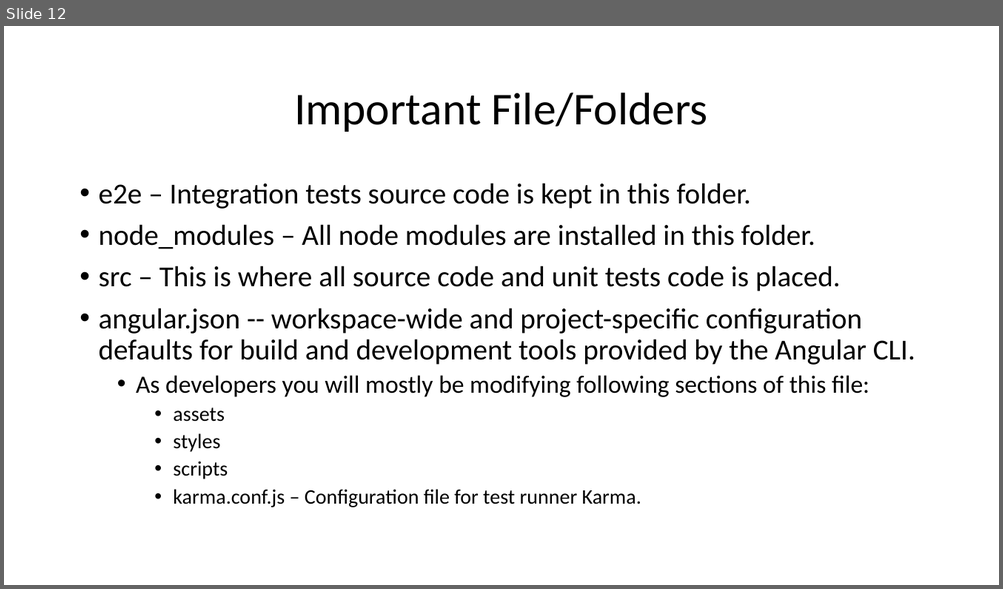
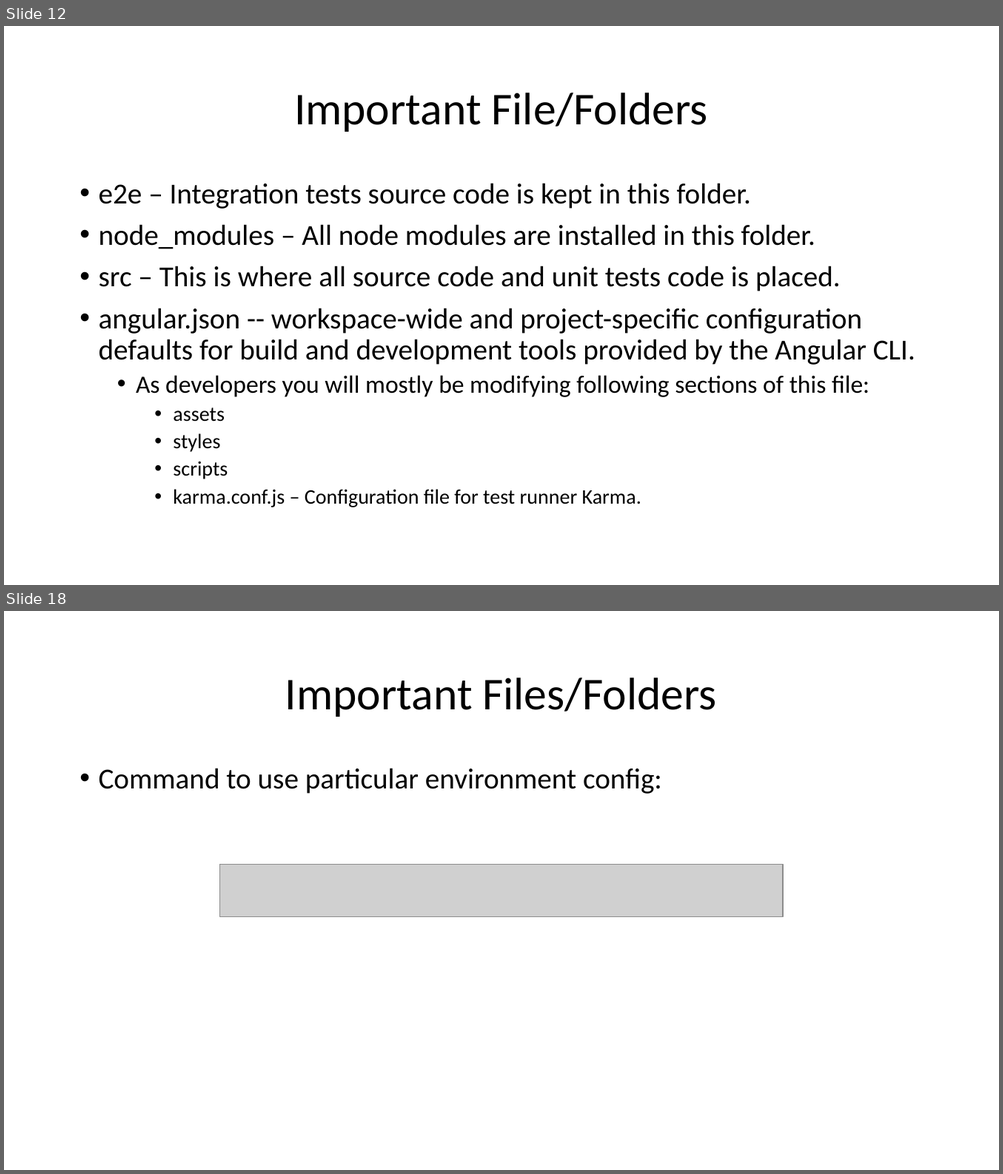
Before and after one commit to kontacthimanshu/angular-fundamentals, a slide deck: PPTs/02-AngularIntroduction.pptx. Shown one above the other, each under a label of ours: slide 12 before the commit, slides 12 and 18 after it; the slides between them are not shown. The pictures are 1003x589 and 1003x1174 pixels, drawn with LibreOffice and Linux fonts; fonts in the diff are those of the drawing; grey boxes stand for pictures. Boxes give left, top, right and bottom in pixels: in the first picture for what was removed or moved away, otherwise in the second. Text is boxed around its words. In the diff, an @@ line names an element or a change of style, - is before the commit and + after.

```diff
--- a/PPTs/02-AngularIntroduction.pptx
+++ b/PPTs/02-AngularIntroduction.pptx
@@ slide 18 added at (4, 611, 999, 1170), background #FFFFFF @@
@@ title added at (285, 678, 717, 717), 44 pt, text #000000 @@
+Important Files/Folders
@@ text added at (99, 768, 662, 794), 28 pt, text #000000 @@
+• Command to use particular environment config:
@@ picture added at (220, 865, 783, 917) @@
```
Also in this commit, not shown: 1 slide changed, 5 other slides added, 7 other files.
